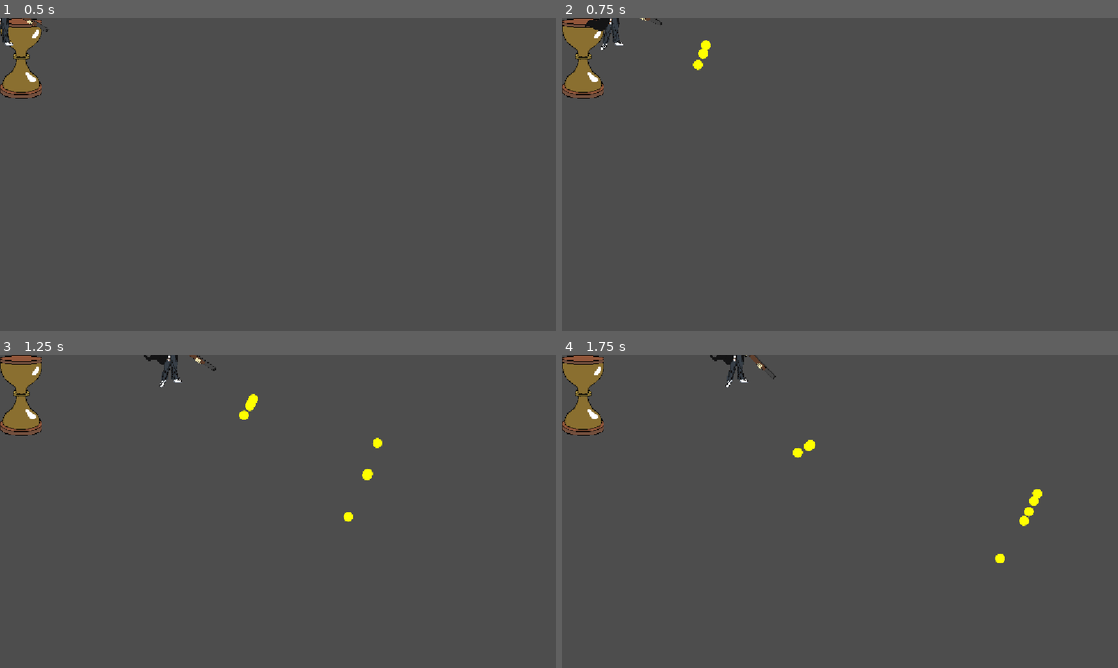
Above: before the commit, frames 1-4 (two rows, left to right).
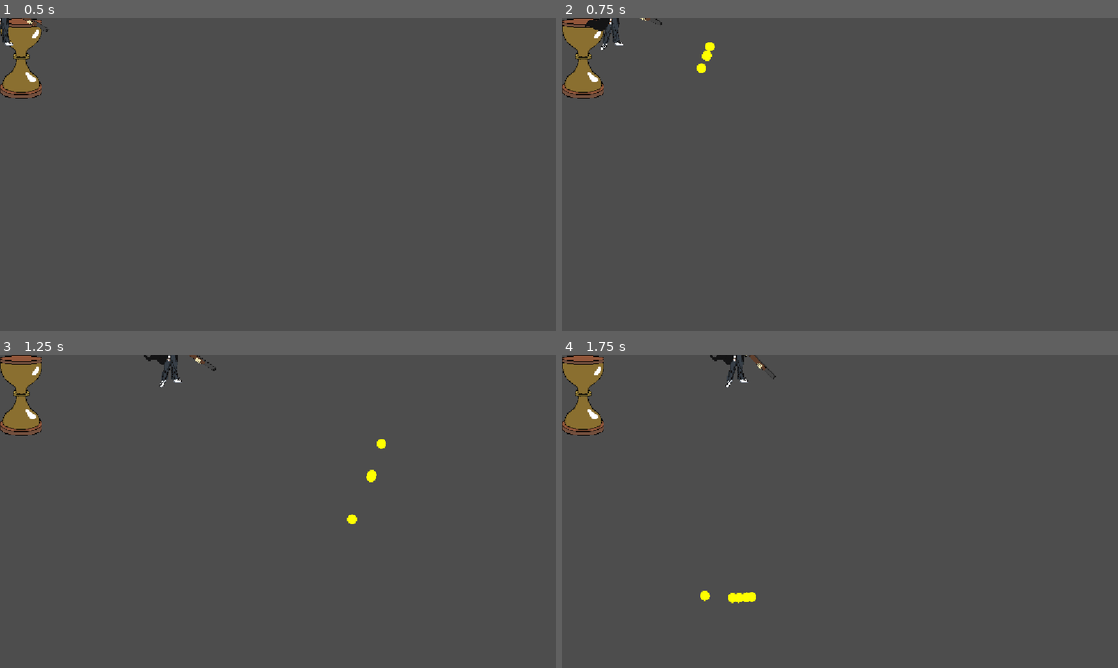
Above: after the commit, the same moments.

Repository: chiefpat450119/GMTK-2026
Game: Godot game, scene res://scenes/test/test_upgrade_system.tscn
Two runs of this game, one before a commit and one after it. Both use one fixed random seed, a clock stepped at 60 frames per second and the inputs below. This scene is started directly instead of the project's main scene.
Inputs (mouse positions are in pixels of both pictures, inside the frame that each line leads up to):
- Up to frame 1 (0.5 s): no input
- Up to frame 2 (0.75 s): tap Enter at 0.5 s; move the mouse to (962, 158) at 0.52 s; press the mouse at (962, 158) at 0.53 s; hold D (Right) from 0.53 s (still down)
- Up to frame 3 (1.25 s): keep holding D (Right)
- Up to frame 4 (1.75 s): release D (Right) at 1.25 s; release the mouse at (962, 495) at 1.25 s; drag from (728, 527) to (917, 520) at 1.27 s

Frame 1 is identical in both runs. In frame 2, 0.2% of the frame differs, in the area x 23-28%, y 7-18%; in frame 3, 0.3%; in frame 4, 0.5%, in the area x 24-87%, y 27-80%.

Commit message:
refactor: move gun input to _unhandled_input, deduplicate aiming logic into base Gun

Diff:
--- a/scenes/entities/weapons/gun.gd
+++ b/scenes/entities/weapons/gun.gd
@@ -38,10 +38,11 @@
 	else:
 		sprite.z_index = 3
 
-	if Input.is_action_pressed("M1"):
+func _unhandled_input(event: InputEvent) -> void:
+	if event.is_action_pressed("M1"):
 		shoot()
 
-func shoot():
+func shoot() -> void:
 	if not can_fire:
 		return
 
@@ -53,7 +54,7 @@
 	await get_tree().create_timer(firerate_stat.current_val(base_fire_cooldown)).timeout
 	can_fire = true
 
-func _spawn_projectile():
+func _spawn_projectile() -> void:
 	var projectile : Projectile = projectile_scene.instantiate()
 
 	# Parented to the scene, not the gun, so shots keep flying independently of
--- a/scenes/entities/weapons/railgun.gd
+++ b/scenes/entities/weapons/railgun.gd
@@ -1,52 +1,35 @@
 class_name Railgun
 extends Gun
 
-@export var charge_time : float
 @export var max_charge_amount : float
 @export var charge_rate : float
 
-var cur_charge_amt : float = 0
+var cur_charge_amt : float = 0.0
 var is_charging : bool = false
 
+func _physics_process(delta: float) -> void:
+	super._physics_process(delta)
 
-func _physics_process(delta: float) -> void:
-	look_at(get_global_mouse_position())
+	if is_charging and can_fire:
+		cur_charge_amt = minf(cur_charge_amt + charge_rate * delta, max_charge_amount)
+		Player.instance.time_component.remove_time(base_cost * delta)
+		sprite.modulate = Color.RED.lerp(Color.WHITE, 1.0 - (cur_charge_amt / max_charge_amount))
 
-	if abs(rad_to_deg(transform.get_rotation())) > 90:
-		sprite.flip_v = true
-	else:
-		sprite.flip_v = false
+func _unhandled_input(event: InputEvent) -> void:
+	if event.is_action_pressed("M1") and can_fire:
+		is_charging = true
 
-	# Makes the gun look like it's rotating around the player in 3D space
-	var left_threshold := -45
-	var right_threshold := -135
-	if rad_to_deg(transform.get_rotation()) < left_threshold and rad_to_deg(transform.get_rotation()) > right_threshold:
-		sprite.z_index = 1
-	else:
-		sprite.z_index = 3
-
-	# Holding left click charges up railgun
-	if Input.is_action_pressed("M1") and can_fire:
-		sprite.modulate = Color.RED
-		is_charging = true
-		print("Railgun charge amt: " + str(cur_charge_amt))
-		cur_charge_amt += charge_rate * delta
-		Player.instance.time_component.remove_time(base_cost)
-		if cur_charge_amt >= max_charge_amount:
-			cur_charge_amt = max_charge_amount
-
-	# Releasing left click while charging fires the railgun
-	if is_charging == true and Input.is_action_just_released("M1"):
+	if event.is_action_released("M1") and is_charging:
 		is_charging = false
 		var charge := cur_charge_amt
-		cur_charge_amt = 0
+		cur_charge_amt = 0.0
 		shoot(charge)
 
-func shoot(charge: float = 0.0):
+func shoot(charge: float = 0.0) -> void:
 	if not can_fire:
 		return
+
 	can_fire = false
-	# Spawn projectile
 	var projectile : Projectile = projectile_scene.instantiate()
 	get_tree().current_scene.add_child(projectile)
 	var accuracy := accuracy_stat.current_val(base_accuracy)
--- a/scenes/entities/weapons/railgun.tscn
+++ b/scenes/entities/weapons/railgun.tscn
@@ -9,7 +9,6 @@
 
 [node name="Railgun" type="CharacterBody2D" unique_id=933200610 node_paths=PackedStringArray("sprite", "projectile_spawn_point")]
 script = ExtResource("1_2j11h")
-charge_time = 2.0
 max_charge_amount = 5.0
 charge_rate = 1.0
 sprite = NodePath("Sprite2D")
